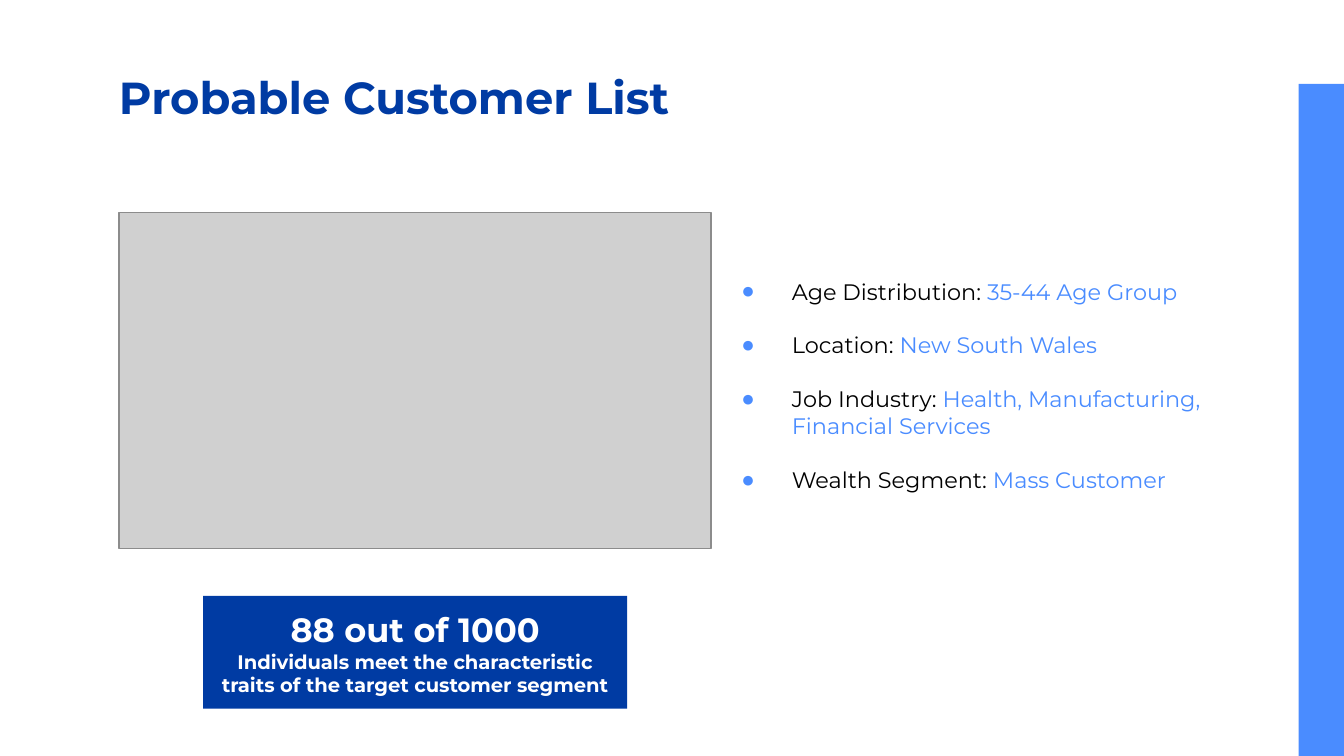
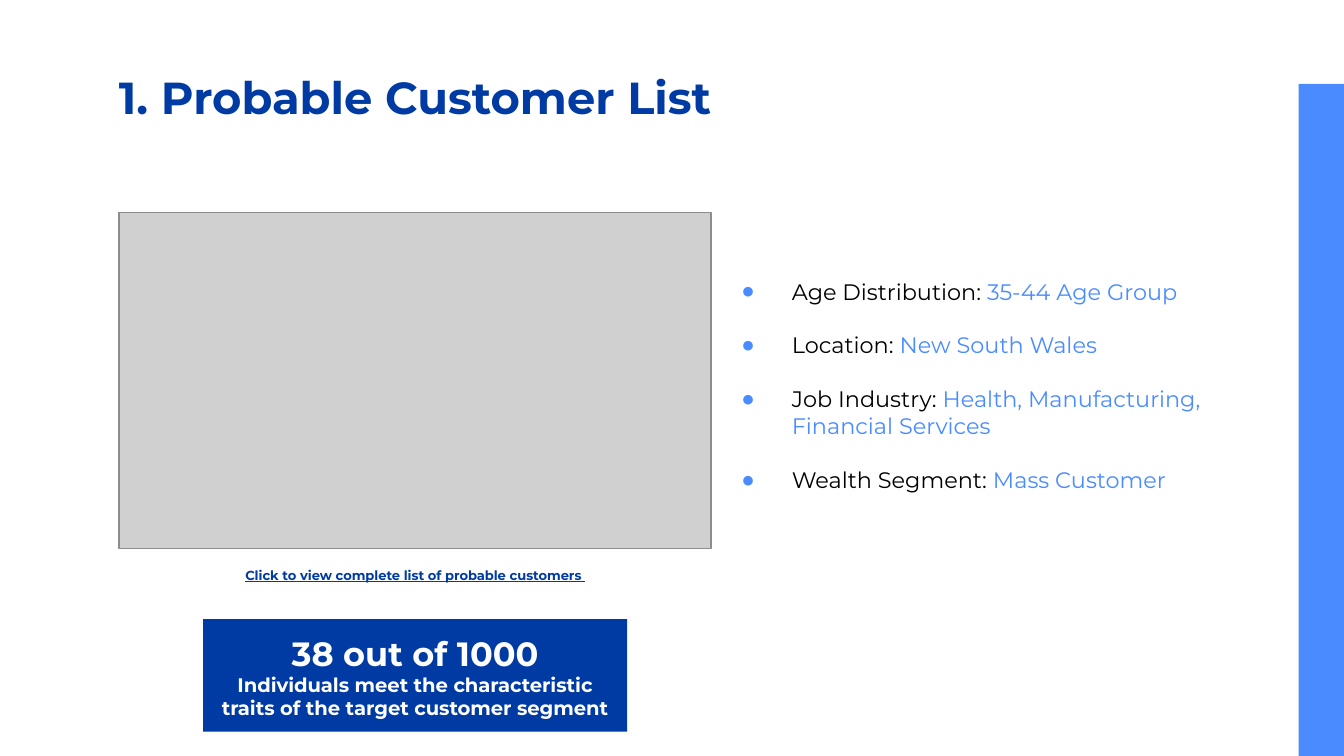
Before and after one commit to anjalihansda16/Customer-Segmentation, a slide deck: slide 24 of ppt/Customer Segmentation.pptx (slide 23 before the commit). Drawn at 1344x756 pixels with LibreOffice and Linux fonts; fonts in the diff are those of the drawing; grey boxes stand for pictures. Boxes give left, top, right and bottom in pixels: in the first picture for what was removed or moved away, otherwise in the second. Text is boxed around its words. In the diff, an @@ line names an element or a change of style, - is before the commit and + after.

```diff
--- a/ppt/Customer Segmentation.pptx
+++ b/ppt/Customer Segmentation.pptx
@@ title at bbox=[119, 78, 711, 115]: text changed @@
-Probable Customer List
+1. Probable Customer List
@@ text added at bbox=[245, 569, 582, 583], 7 pt, text #003BA3, bold, underline @@
+Click to view complete list of probable customers
@@ rectangle "38 out of 1000": place and size @@
-rectangle "38 out of 1000" at bbox=[203, 595, 628, 708]
+rectangle "38 out of 1000" at bbox=[203, 620, 628, 732]
@@ text in rectangle at bbox=[292, 640, 539, 667]: text changed @@
-88 out of 1000
+38 out of 1000
```
Also in this commit, not shown: 12 other slides changed, 1 slide added.
